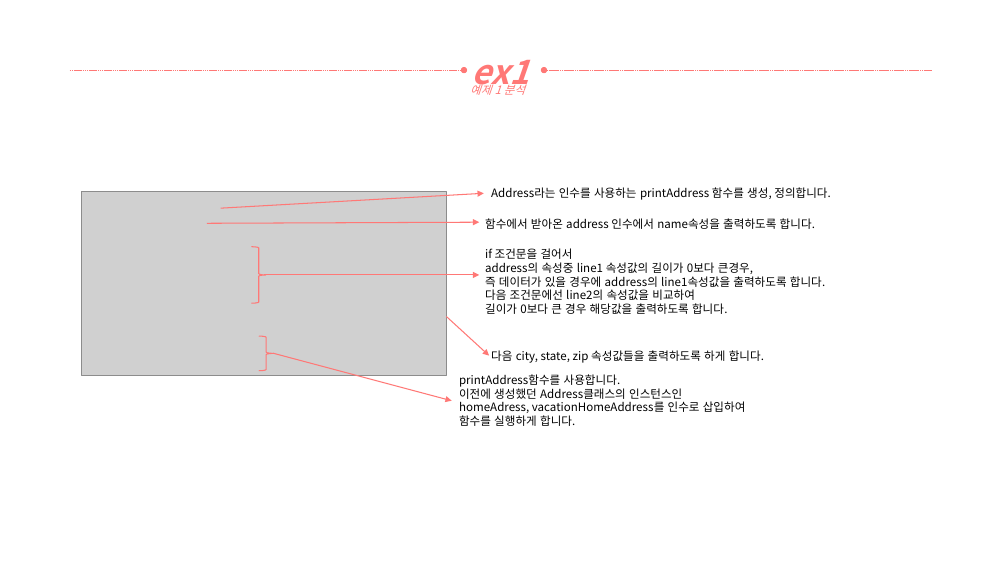
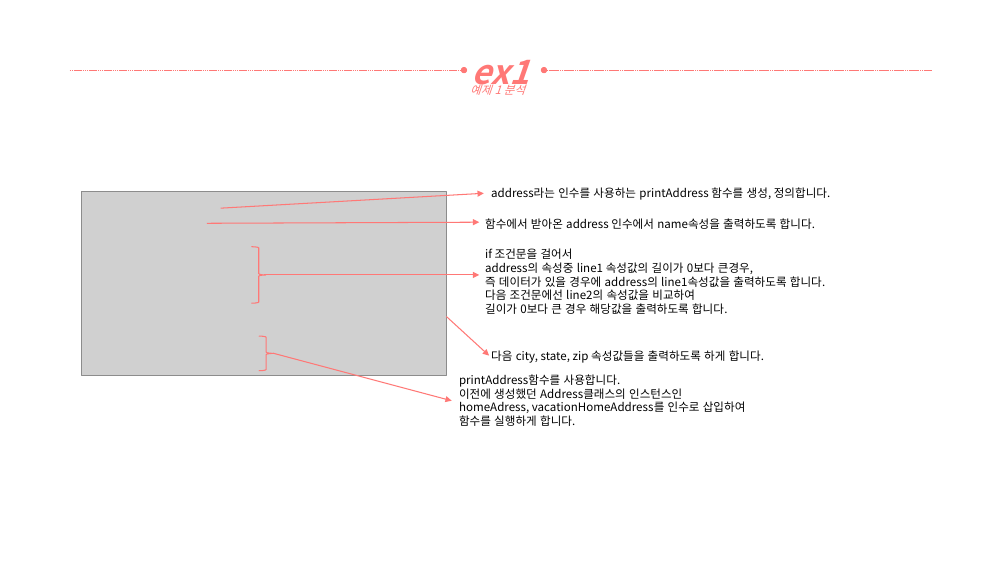
Before and after one commit to yooatom2200/Programing_Base_2, a slide deck: slide 4 of 1장/20164091-송희령-7주차 과제1.pptx (slide 3 before the commit). Drawn at 1008x567 pixels with LibreOffice and Linux fonts; fonts in the diff are those of the drawing; grey boxes stand for pictures. Boxes give left, top, right and bottom in pixels: in the first picture for what was removed or moved away, otherwise in the second. Text is boxed around its words. In the diff, an @@ line names an element or a change of style, - is before the commit and + after.

```diff
--- a/1장/20164091-송희령-7주차 과제1.pptx
+++ b/1장/20164091-송희령-7주차 과제1.pptx
@@ text at (491, 187, 831, 200): text changed @@
-Address라는 인수를 사용하는 printAddress 함수를 생성, 정의합니다.
+address라는 인수를 사용하는 printAddress 함수를 생성, 정의합니다.
```
Also in this commit, not shown: 3 slides added, 2 other files.
